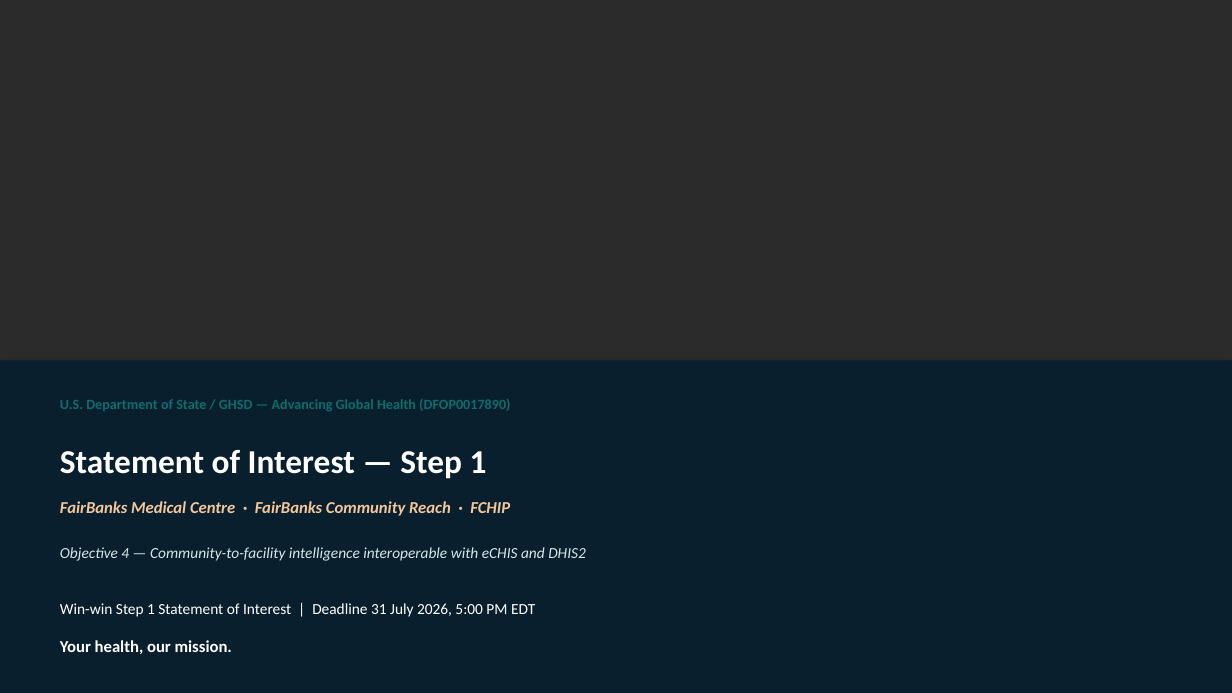
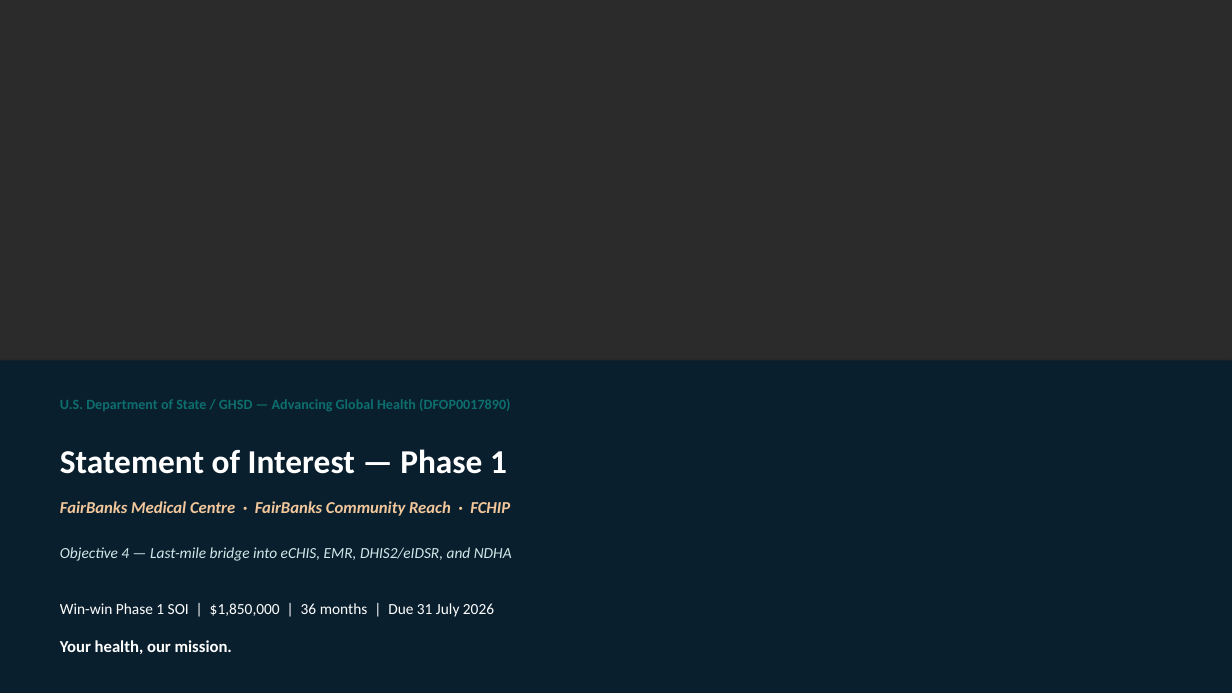
Before and after one commit to WASSWA2624/fairbanks, a slide deck: slide 1 of applications/dos-uganda/documents/dos-uganda_ppt.pptx. Drawn at 1232x693 pixels with LibreOffice and Linux fonts; fonts in the diff are those of the drawing; background and template pictures are left out; a plain dark background stands for a picture behind light text. Boxes give left, top, right and bottom in pixels: in the first picture for what was removed or moved away, otherwise in the second. Text is boxed around its words. In the diff, an @@ line names an element or a change of style, - is before the commit and + after.

Commit message:
Revise build_dos-uganda_docs.py and associated documents to reflect updates in the Statement of Interest for the Uganda Health System MOU (DFOP0017890). Change "Step 1" to "Phase 1" in titles and subtitles, enhance project details including the proposed project title and organization name, and update narrative content to align with new objectives focused on interoperability and government ownership. Ensure consistency across Word, PDF, and PowerPoint formats while maintaining compliance with project guidelines.

```diff
--- a/applications/dos-uganda/documents/dos-uganda_ppt.pptx
+++ b/applications/dos-uganda/documents/dos-uganda_ppt.pptx
@@ text at <box>60,449,507,474</box>: text changed @@
-Statement of Interest — Step 1
+Statement of Interest — Phase 1
@@ text at <box>60,547,512,561</box>: text changed @@
-Objective 4 — Community-to-facility intelligence interoperable with eCHIS and DHIS2
+Objective 4 — Last-mile bridge into eCHIS, EMR, DHIS2/eIDSR, and NDHA
@@ text at <box>60,603,494,617</box>: text changed @@
-Win-win Step 1 Statement of Interest | Deadline 31 July 2026, 5:00 PM EDT
+Win-win Phase 1 SOI | $1,850,000 | 36 months | Due 31 July 2026
```
Also in this commit, not shown: 9 other slides changed, 4 other files.
